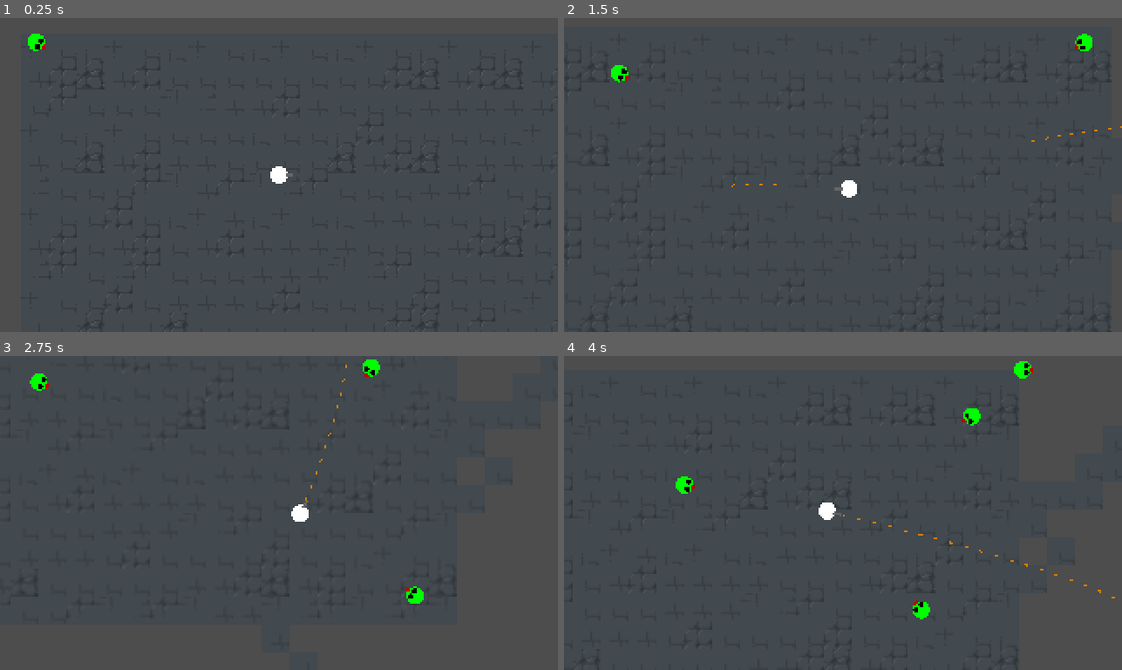
Above: before the commit, frames 1-4 (two rows, left to right).
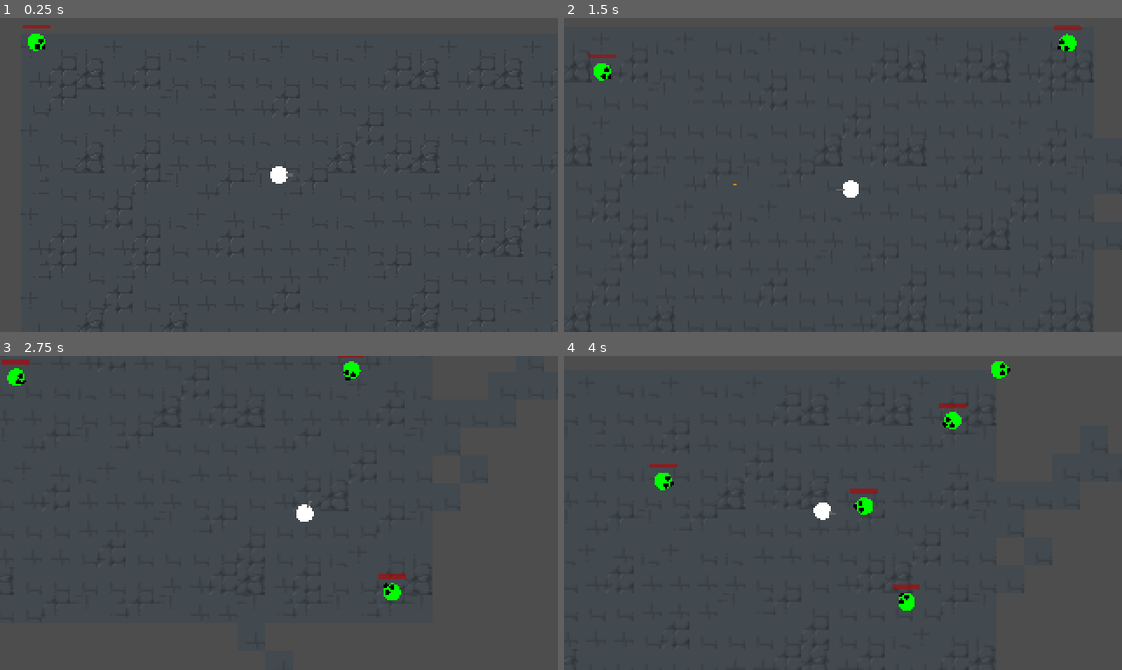
Above: after the commit, the same moments.

Repository: Spookyinator/TroglodyteCSGame
Game: Godot game, scene res://World/level.tscn
Same seed, same stepped clock (60 frames per second), same inputs: the game is played once before the commit and once after it. The project has no main scene, so this scene is started directly.
Inputs (mouse positions are in pixels of both pictures, inside the frame that each line leads up to):
- Up to frame 1 (0.25 s): no input
- Up to frame 2 (1.5 s): move the mouse to (965, 159) at 0.52 s; press the mouse at (965, 159) at 0.53 s; hold D (Right) 0.53-1.28 s; move the mouse to (731, 190) at 1.27 s; release the mouse at (731, 190) at 1.28 s; hold S (Down) from 1.28 s (still down); click (731, 190) at 1.35 s
- Up to frame 3 (2.75 s): move the mouse to (334, 443) at 2.02 s; release S (Down) at 2.03 s; press the mouse at (334, 443) at 2.03 s; hold D (Right) from 2.03 s (still down); tap Shift (slide) at 2.1 s
- Up to frame 4 (4 s): move the mouse to (815, 575) at 2.77 s; release D (Right) at 2.78 s; release the mouse at (815, 575) at 2.78 s; hold W (Up) 2.78-3.53 s; click (815, 575) at 2.85 s; move the mouse to (1010, 560) at 3.52 s; press the mouse at (1010, 560) at 3.53 s; hold A (Left) from 3.53 s (still down)

The runs differ from the first frame. In frame 1, less than 0.1% of the frame differs, in the area x 4-10%, y 2-10%; in frame 2, 0.8%; in frame 3, 1.2%; in frame 4, 1.9%, in the area x 1-99%, y 1-100%.

Commit message:
h7uhhhhh

Diff:
--- a/CSPGame/Enemies/enemyTest.gd
+++ b/CSPGame/Enemies/enemyTest.gd
@@ -4,6 +4,8 @@
 const ATKRANGE = 15.0
 
 enum state {follow, attack}
+
+@onready var skin = $Skin
 
 var player = null
 var canMove = true
@@ -19,7 +21,7 @@
 	#var distance = position.distance_to(player.global_position)
 	#print("Velocity: "+str(movement_vector))
 	#print("dist from player:"+str(distance))
-	look_at(targetPos)
+	skin.look_at(targetPos)
 	move_and_slide()
 
 func stop():
@@ -39,7 +41,18 @@
 			_state = state.follow
 	else:
 		print("GAME OVER YEAHHHHH")
+	update_health()
 
+func update_health():
+	var hitbox = $Hitbox
+	var health = hitbox.health
+	var health_bar = $HealthBar
+	health_bar.value = health * 6.66666667
+
+	if health >= 100:
+		health_bar.visible = false
+	else:
+		health_bar.visible = true
 
 func _on_hitbox_no_health():
 	queue_free()
--- a/CSPGame/Enemies/enemyTest.tscn
+++ b/CSPGame/Enemies/enemyTest.tscn
@@ -6,12 +6,12 @@
 
 [sub_resource type="SphereMesh" id="SphereMesh_j2pa0"]
 
-[sub_resource type="CircleShape2D" id="CircleShape2D_wmd5o"]
-radius = 10.4167
-
 [sub_resource type="SphereMesh" id="SphereMesh_wy2t0"]
 
 [sub_resource type="SphereMesh" id="SphereMesh_sw7tp"]
+
+[sub_resource type="CircleShape2D" id="CircleShape2D_wmd5o"]
+radius = 10.4167
 
 [sub_resource type="CircleShape2D" id="CircleShape2D_yesk8"]
 radius = 11.0
@@ -25,28 +25,28 @@
 scale = Vector2(10, 10)
 mesh = SubResource("SphereMesh_j2pa0")
 
+[node name="Eye1" type="MeshInstance2D" parent="Skin"]
+modulate = Color(0, 0, 0, 1)
+position = Vector2(0.2, 0.2)
+scale = Vector2(0.30034, 0.3)
+mesh = SubResource("SphereMesh_wy2t0")
+
+[node name="Eye2" type="MeshInstance2D" parent="Skin"]
+modulate = Color(0, 0, 0, 1)
+position = Vector2(0.2, -0.2)
+scale = Vector2(0.30034, 0.3)
+mesh = SubResource("SphereMesh_wy2t0")
+
+[node name="Mouth" type="MeshInstance2D" parent="Skin"]
+modulate = Color(0.741176, 0, 0, 1)
+position = Vector2(0.5, 0.0500001)
+scale = Vector2(0.200227, 0.3)
+mesh = SubResource("SphereMesh_sw7tp")
+
 [node name="CollisionShape2D" type="CollisionShape2D" parent="."]
 modulate = Color(0, 0.392157, 0.309804, 1)
 scale = Vector2(0.48, 0.48)
 shape = SubResource("CircleShape2D_wmd5o")
-
-[node name="Eye1" type="MeshInstance2D" parent="."]
-modulate = Color(0, 0, 0, 1)
-position = Vector2(2, 2)
-scale = Vector2(3.0034, 3)
-mesh = SubResource("SphereMesh_wy2t0")
-
-[node name="Eye2" type="MeshInstance2D" parent="."]
-modulate = Color(0, 0, 0, 1)
-position = Vector2(2, -2)
-scale = Vector2(3.0034, 3)
-mesh = SubResource("SphereMesh_wy2t0")
-
-[node name="Mouth" type="MeshInstance2D" parent="."]
-modulate = Color(0.741176, 0, 0, 1)
-position = Vector2(5, 0.500001)
-scale = Vector2(2.00227, 3)
-mesh = SubResource("SphereMesh_sw7tp")
 
 [node name="Hurtbox" parent="." instance=ExtResource("2_jx01i")]
 collision_layer = 4
@@ -60,6 +60,15 @@
 collision_mask = 2
 health = 15
 
+[node name="HealthBar" type="ProgressBar" parent="."]
+modulate = Color(1, 0, 0, 1)
+offset_left = -8.0
+offset_top = -10.0
+offset_right = 160.0
+offset_bottom = 17.0
+scale = Vector2(0.095, 0.095)
+show_percentage = false
+
 [connection signal="noHealth" from="Hitbox" to="." method="_on_hitbox_no_health"]
 
 [editable path="Hurtbox"]
--- a/CSPGame/Player/player.gd
+++ b/CSPGame/Player/player.gd
@@ -33,7 +33,7 @@
 			velocity.y = lerp(SPEED, 0.0, 1)
 			velocity.x = lerp(SPEED, 0.0, 1)
 
-	if Input.is_action_pressed("shoot") and sliding == false:
+	if Input.is_action_just_pressed("shoot") and sliding == false:
 		shooting = true
 		shoot()
 	else:
--- a/CSPGame/Weapons/bullet.tscn
+++ b/CSPGame/Weapons/bullet.tscn
@@ -7,6 +7,11 @@
 
 func _on_timer_timeout():
 	queue_free()
+
+func _on_body_entered(body):
+	queue_free()
+	self.free()
+	print(\"yes\")
 "
 
 [sub_resource type="RectangleShape2D" id="RectangleShape2D_csrva"]
@@ -18,6 +23,7 @@
 
 [node name="Bullet" type="RigidBody2D"]
 collision_layer = 0
+collision_mask = 7
 gravity_scale = 0.0
 script = SubResource("GDScript_njtxy")
 
@@ -41,6 +47,7 @@
 [node name="CollisionShape2D" parent="Hurtbox" index="0"]
 shape = SubResource("RectangleShape2D_i45qv")
 
+[connection signal="body_entered" from="." to="." method="_on_body_entered"]
 [connection signal="timeout" from="Timer" to="." method="_on_timer_timeout"]
 
 [editable path="Hurtbox"]
--- a/CSPGame/World/level.tscn
+++ b/CSPGame/World/level.tscn
@@ -218,4 +218,5 @@
 [node name="Spawn4" type="Marker2D" parent="."]
 position = Vector2(0, 190)
 
+[connection signal="playerDead" from="Player" to="Zombie" method="_on_player_player_dead"]
 [connection signal="timeout" from="ZombieTimer" to="." method="_on_zombie_timer_timeout"]
